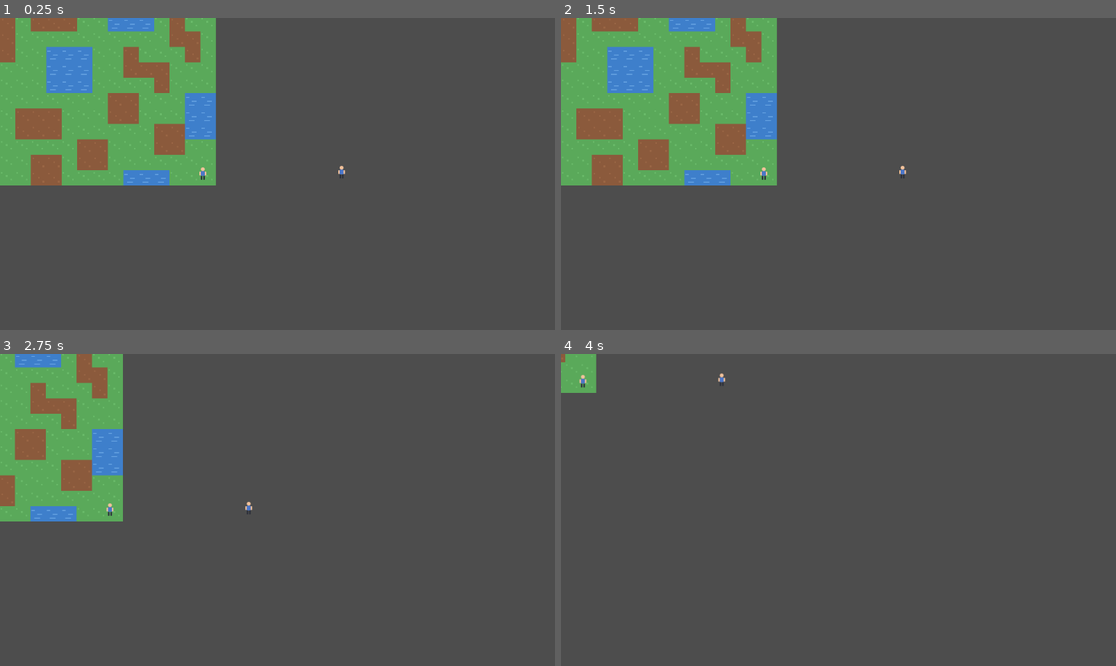
Above: before the commit, frames 1-4 (two rows, left to right).
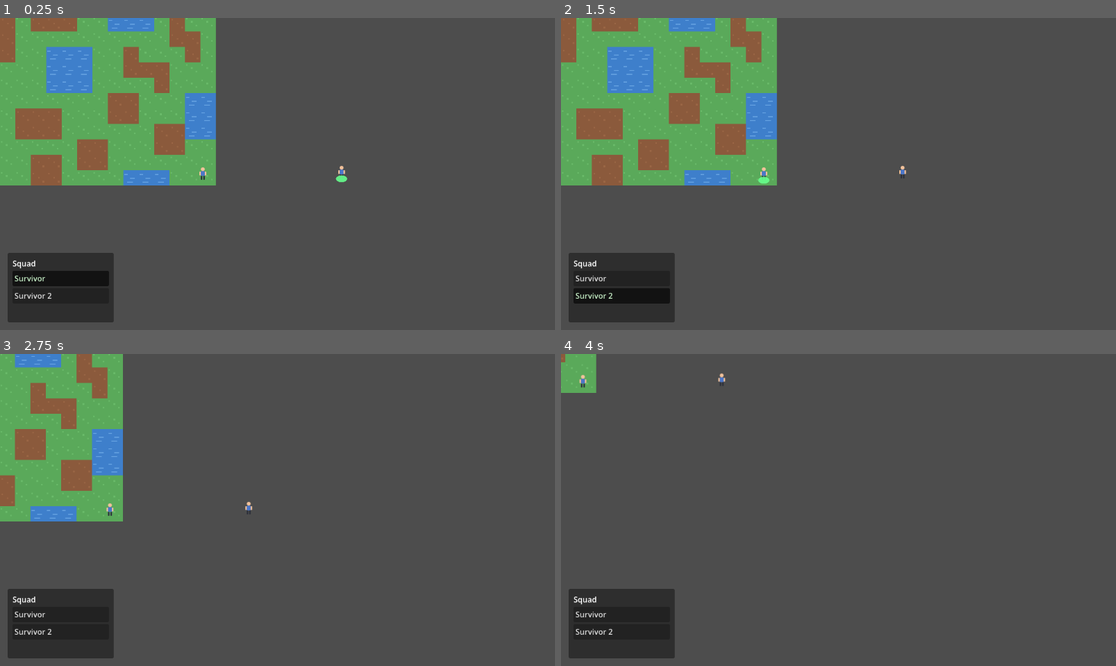
Above: after the commit, the same moments.

Repository: H-HauDV/2DTopdown
Game: Godot game, scene res://Scenes/Main.tscn
Two runs of this game, one before a commit and one after it. Both use one fixed random seed, a clock stepped at 60 frames per second and the inputs below.
Inputs (mouse positions are in pixels of both pictures, inside the frame that each line leads up to):
- Up to frame 1 (0.25 s): no input
- Up to frame 2 (1.5 s): click (622, 276) at 0.5 s, where only the run after the commit has a clickable "Survivor"; click (622, 295) at 1.25 s, where only the run after the commit has a clickable "Survivor 2"
- Up to frame 3 (2.75 s): tap Enter at 2 s; move the mouse to (399, 494) at 2.02 s; hold Right (ui_right) from 2.03 s (still down); click (399, 494) at 2.17 s
- Up to frame 4 (4 s): move the mouse to (727, 525) at 2.77 s; release Right (ui_right) at 2.78 s; hold Down (ui_down) 2.78-3.53 s; click (727, 525) at 2.92 s; move the mouse to (894, 441) at 3.52 s; hold Right (ui_right) from 3.53 s (still down); click (894, 441) at 3.67 s

The runs differ from the first frame. In frame 1, 4.2% of the frame differs, in the area x 1-63%, y 50-98%; in frame 2, 4.2%; in frame 3, 4.2%; in frame 4, 4.2%.

Commit message:
Add simple UI
Co-authored-by: Copilot <copilot@github.com>

Diff:
--- a/Scenes/Entities/Humans/PlayerCharacter.tscn
+++ b/Scenes/Entities/Humans/PlayerCharacter.tscn
@@ -9,6 +9,9 @@
 [sub_resource type="RectangleShape2D" id="RectangleShape2D_10krt"]
 size = Vector2(16, 16)
 
+[sub_resource type="CircleShape2D" id="CircleShape2D_7j5m1"]
+radius = 12.0
+
 [node name="PlayerCharacter" instance=ExtResource("1_k8c5k")]
 script = ExtResource("2_8701r")
 
@@ -16,6 +19,11 @@
 texture = ExtResource("3_4yv4u")
 position = Vector2(0, -4)
 
+[node name="SelectionRing" type="Polygon2D" parent="."]
+position = Vector2(0, 10)
+color = Color(0.4, 1, 0.55, 0.9)
+polygon = PackedVector2Array(-12, 0, -10, -4, -4, -7, 4, -7, 10, -4, 12, 0, 10, 4, 4, 7, -4, 7, -10, 4)
+
 [node name="CollisionShape2D" type="CollisionShape2D" parent="."]
 shape = SubResource("RectangleShape2D_10krt")
 
--- a/Scenes/Main.tscn
+++ b/Scenes/Main.tscn
@@ -3,8 +3,12 @@
 [ext_resource type="PackedScene" path="res://Scenes/Entities/Humans/PlayerCharacter.tscn" id="1_f56b7"]
 [ext_resource type="PackedScene" path="res://Scenes/TileMap.tscn" id="2_2s3yt"]
 [ext_resource type="Script" uid="uid://mgx61txkbxxv" path="res://Scripts/camera_controller.gd" id="3_oo8jy"]
+[ext_resource type="Script" path="res://Scripts/Main/main_scene.gd" id="4_iq6nm"]
+[ext_resource type="Script" path="res://Scripts/Selection/selection_manager.gd" id="5_1g70j"]
+[ext_resource type="PackedScene" path="res://Scenes/UI/RosterPanel.tscn" id="6_4nxoi"]
 
 [node name="Main" type="Node2D" unique_id=1154495699]
+script = ExtResource("4_iq6nm")
 
 [node name="TileMap" parent="." unique_id=1203411333 instance=ExtResource("2_2s3yt")]
 
@@ -21,3 +25,14 @@
 
 [node name="Player2" parent="PlayerCharacterHolder" unique_id=2064887219 instance=ExtResource("1_f56b7")]
 position = Vector2(485, 363)
+display_name = "Survivor 2"
+
+[node name="CanvasLayer" type="CanvasLayer" parent="."]
+
+[node name="RosterPanel" parent="CanvasLayer" instance=ExtResource("6_4nxoi")]
+
+[node name="SelectionManager" type="Node2D" parent="."]
+script = ExtResource("5_1g70j")
+controllable_holder_path = NodePath("../PlayerCharacterHolder")
+roster_panel_path = NodePath("../CanvasLayer/RosterPanel")
+groups = ["selection_manager"]
--- /dev/null
+++ b/Scenes/UI/RosterPanel.tscn
@@ -0,0 +1,28 @@
+[gd_scene load_steps=2 format=3]
+
+[ext_resource type="Script" path="res://Scripts/UI/roster_panel.gd" id="1_1ugtx"]
+
+[node name="RosterPanel" type="PanelContainer"]
+anchors_preset = 3
+anchor_top = 1.0
+anchor_bottom = 1.0
+offset_left = 16.0
+offset_top = -160.0
+offset_right = 236.0
+offset_bottom = -16.0
+grow_vertical = 0
+script = ExtResource("1_1ugtx")
+
+[node name="MarginContainer" type="MarginContainer" parent="."]
+theme_override_constants/margin_left = 10
+theme_override_constants/margin_top = 10
+theme_override_constants/margin_right = 10
+theme_override_constants/margin_bottom = 10
+
+[node name="VBoxContainer" type="VBoxContainer" parent="MarginContainer"]
+
+[node name="TitleLabel" type="Label" parent="MarginContainer/VBoxContainer"]
+text = "Squad"
+
+[node name="CharacterList" type="VBoxContainer" parent="MarginContainer/VBoxContainer"]
+size_flags_vertical = 3
--- a/Scripts/Components/input_move_component.gd
+++ b/Scripts/Components/input_move_component.gd
@@ -14,4 +14,11 @@
 		return
 
 	if event is InputEventMouseButton and event.button_index == click_button and event.pressed:
-		movement_component.set_target(entity.get_global_mouse_position())
+		var selection_manager = entity.get_tree().get_first_node_in_group("selection_manager")
+		if selection_manager == null:
+			movement_component.set_target(entity.get_global_mouse_position())
+			return
+
+		var selected_characters: Array = selection_manager.get_selected_characters()
+		if selected_characters.has(entity):
+			movement_component.set_target(entity.get_global_mouse_position())
--- a/Scripts/Core/base_entity.gd
+++ b/Scripts/Core/base_entity.gd
@@ -1,8 +1,12 @@
 extends CharacterBody2D
 class_name BaseEntity
 
+@export var accepts_player_input: bool = true
+
 @onready var component_manager = $ComponentManager
 @onready var components_root: Node = $Components
+
+var is_selected: bool = false
 
 func _ready() -> void:
 	component_manager.setup(self)
@@ -12,6 +16,9 @@
 			component_manager.register_component(child)
 
 func _unhandled_input(event: InputEvent) -> void:
+	if accepts_player_input and not is_selected:
+		return
+
 	component_manager.forward_unhandled_input(event)
 
 func _physics_process(delta: float) -> void:
@@ -31,3 +38,9 @@
 
 func has_component(key: StringName) -> bool:
 	return component_manager.has_component(key)
+
+func set_selected(value: bool) -> void:
+	is_selected = value
+
+func get_is_selected() -> bool:
+	return is_selected
--- a/Scripts/Entities/player_character.gd
+++ b/Scripts/Entities/player_character.gd
@@ -1,2 +1,21 @@
 extends "res://Scripts/Entities/human.gd"
 class_name PlayerCharacter
+
+@export var display_name: String = "Survivor"
+
+@onready var selection_ring: Node2D = $SelectionRing
+
+func _ready() -> void:
+	selection_ring.visible = false
+	super._ready()
+
+func set_selected(selected_value: bool) -> void:
+	super.set_selected(selected_value)
+	selection_ring.visible = selected_value
+
+func contains_world_point(world_position: Vector2) -> bool:
+	var half_size := Vector2(10, 14)
+	return Rect2(global_position - half_size, half_size * 2.0).has_point(world_position)
+
+func get_display_name() -> String:
+	return display_name
--- /dev/null
+++ b/Scripts/Main/main_scene.gd
@@ -0,0 +1,7 @@
+extends Node2D
+
+@onready var selection_manager: Node = $SelectionManager
+
+func _ready() -> void:
+	if selection_manager != null and selection_manager.has_method("refresh_characters"):
+		selection_manager.refresh_characters()
--- /dev/null
+++ b/Scripts/Selection/selection_manager.gd
@@ -0,0 +1,124 @@
+extends Node2D
+
+signal selection_changed(selected_characters: Array)
+signal primary_selection_changed(primary_character)
+
+@export var controllable_holder_path: NodePath
+@export var roster_panel_path: NodePath
+@export var selection_button: MouseButton = MOUSE_BUTTON_LEFT
+@export var select_radius: float = 18.0
+
+var controllable_characters: Array = []
+var selected_characters: Array = []
+var primary_character = null
+
+@onready var controllable_holder: Node = get_node_or_null(controllable_holder_path)
+@onready var roster_panel: Control = get_node_or_null(roster_panel_path)
+
+func _ready() -> void:
+	refresh_characters()
+
+	if roster_panel != null and roster_panel.has_method("setup"):
+		roster_panel.setup(self)
+		roster_panel.set_characters(controllable_characters)
+
+	if not controllable_characters.is_empty():
+		select_one(controllable_characters[0])
+
+func refresh_characters() -> void:
+	controllable_characters.clear()
+
+	if controllable_holder == null:
+		return
+
+	for child in controllable_holder.get_children():
+		if child.has_method("set_selected"):
+			controllable_characters.append(child)
+
+func get_selected_characters() -> Array:
+	return selected_characters.duplicate()
+
+func select_one(character, additive: bool = false) -> void:
+	if character == null:
+		if not additive:
+			clear_selection()
+		return
+
+	if not additive:
+		_clear_selection_state()
+
+	if not selected_characters.has(character):
+		selected_characters.append(character)
+		character.set_selected(true)
+
+	_set_primary_character(character)
+	_emit_selection_signals()
+
+func toggle_select(character) -> void:
+	if character == null:
+		return
+
+	if selected_characters.has(character):
+		selected_characters.erase(character)
+		character.set_selected(false)
+		if primary_character == character:
+			_set_primary_character(selected_characters.back() if not selected_characters.is_empty() else null)
+	else:
+		selected_characters.append(character)
+		character.set_selected(true)
+		_set_primary_character(character)
+
+	_emit_selection_signals()
+
+func select_many(characters: Array, additive: bool = false) -> void:
+	if not additive:
+		_clear_selection_state()
+
+	for character in characters:
+		if character != null and not selected_characters.has(character):
+			selected_characters.append(character)
+			character.set_selected(true)
+
+	_set_primary_character(selected_characters[0] if not selected_characters.is_empty() else null)
+	_emit_selection_signals()
+
+func clear_selection() -> void:
+	_clear_selection_state()
+	_set_primary_character(null)
+	_emit_selection_signals()
+
+func _unhandled_input(event: InputEvent) -> void:
+	if event is InputEventMouseButton and event.button_index == selection_button and event.pressed:
+		var clicked_character = _get_character_at_position(get_global_mouse_position())
+		if event.shift_pressed:
+			if clicked_character != null:
+				toggle_select(clicked_character)
+		else:
+			select_one(clicked_character)
+
+func _get_character_at_position(world_position: Vector2):
+	for index in range(controllable_characters.size() - 1, -1, -1):
+		var character = controllable_characters[index]
+		if not is_instance_valid(character):
+			continue
+
+		if character.has_method("contains_world_point") and character.contains_world_point(world_position):
+			return character
+
+		if character.global_position.distance_to(world_position) <= select_radius:
+			return character
+
+	return null
+
+func _clear_selection_state() -> void:
+	for character in selected_characters:
+		if is_instance_valid(character):
+			character.set_selected(false)
+	selected_characters.clear()
+
+func _set_primary_character(character) -> void:
+	primary_character = character
+	primary_selection_changed.emit(primary_character)
+
+func _emit_selection_signals() -> void:
+	selection_changed.emit(get_selected_characters())
--- /dev/null
+++ b/Scripts/UI/roster_panel.gd
@@ -0,0 +1,71 @@
+extends PanelContainer
+
+var selection_manager
+var characters: Array = []
+var character_buttons: Dictionary = {}
+
+@onready var title_label: Label = $MarginContainer/VBoxContainer/TitleLabel
+@onready var character_list: VBoxContainer = $MarginContainer/VBoxContainer/CharacterList
+
+func setup(manager) -> void:
+	selection_manager = manager
+	if not selection_manager.selection_changed.is_connected(_on_selection_changed):
+		selection_manager.selection_changed.connect(_on_selection_changed)
+
+func set_characters(new_characters: Array) -> void:
+	characters = new_characters.duplicate()
+	_rebuild_list()
+
+func _rebuild_list() -> void:
+	for child in character_list.get_children():
+		child.queue_free()
+
+	character_buttons.clear()
+	title_label.text = "Squad"
+
+	for character in characters:
+		var button := Button.new()
+		button.text = _get_character_label(character)
+		button.alignment = HORIZONTAL_ALIGNMENT_LEFT
+		button.toggle_mode = true
+		button.size_flags_horizontal = Control.SIZE_EXPAND_FILL
+		button.custom_minimum_size = Vector2(180, 32)
+		button.gui_input.connect(_on_character_button_gui_input.bind(character))
+		character_list.add_child(button)
+		character_buttons[character] = button
+
+	_update_button_states([])
+
+func _on_character_button_gui_input(event: InputEvent, character) -> void:
+	if event is InputEventMouseButton and event.button_index == MOUSE_BUTTON_LEFT and event.pressed:
+		if selection_manager == null:
+			return
+
+		if event.shift_pressed:
+			selection_manager.toggle_select(character)
+		else:
+			selection_manager.select_one(character)
+
+		get_viewport().set_input_as_handled()
+
+func _on_selection_changed(selected_characters: Array) -> void:
+	_update_button_states(selected_characters)
+
+func _update_button_states(selected_characters: Array) -> void:
+	for character in character_buttons.keys():
+		var button: Button = character_buttons[character]
+		button.button_pressed = selected_characters.has(character)
+		button.text = _get_character_label(character)
+		if button.button_pressed:
+			button.modulate = Color(0.78, 0.94, 0.78, 1)
+		else:
+			button.modulate = Color(1, 1, 1, 1)
+
+func _get_character_label(character) -> String:
+	if character == null:
+		return "Unknown"
+
+	if character.has_method("get_display_name"):
+		return character.get_display_name()
+
+	return String(character.name)
Not shown, added: Scripts/Main/main_scene.gd.uid
Not shown, added: Scripts/Selection/selection_manager.gd.uid
Not shown, added: Scripts/UI/roster_panel.gd.uid
